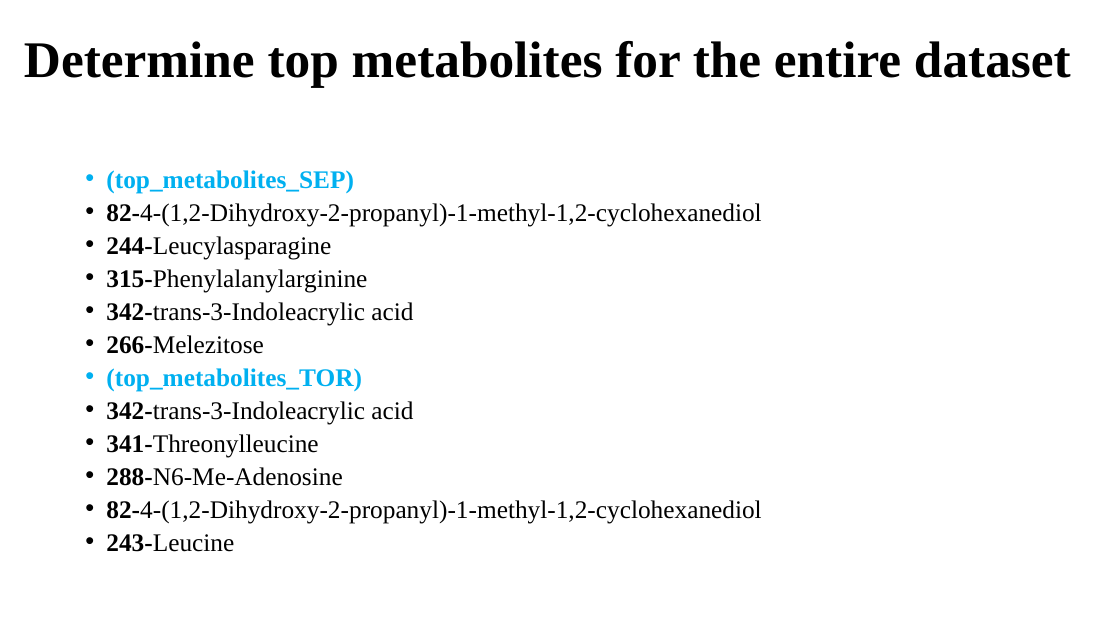
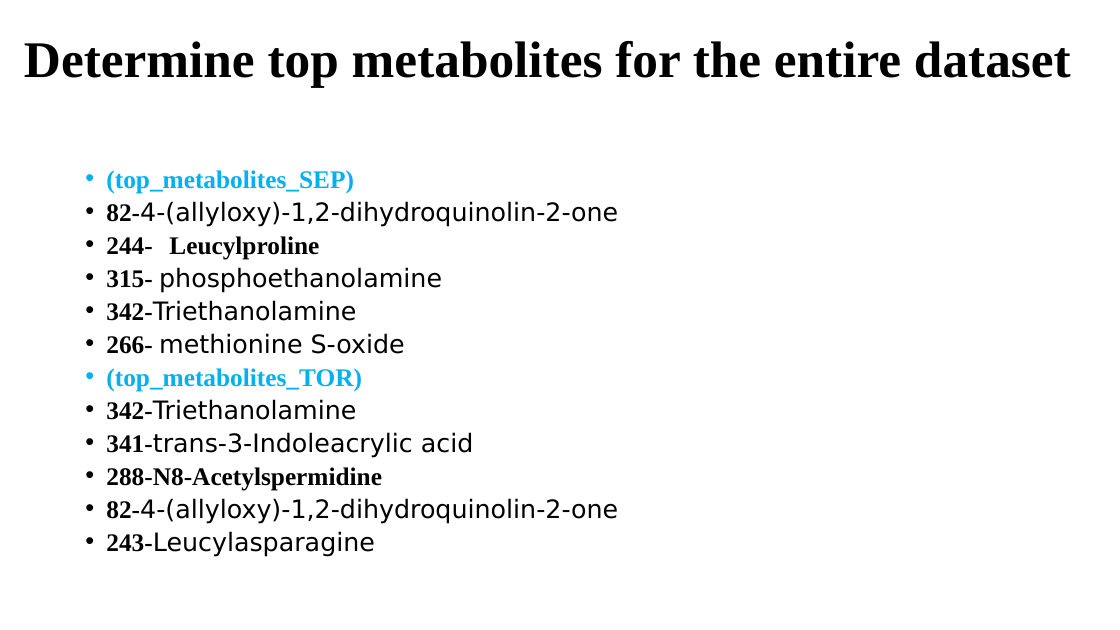
Before and after one commit to AlondraDelmar/BIOS967_Torres, a slide deck: slide 9 of data/last presentation.pptx. Drawn at 1120x630 pixels with LibreOffice and Linux fonts; fonts in the diff are those of the drawing. Boxes give left, top, right and bottom in pixels: in the first picture for what was removed or moved away, otherwise in the second. Text is boxed around its words. In the diff, an @@ line names an element or a change of style, - is before the commit and + after.

```diff
--- a/data/last presentation.pptx
+++ b/data/last presentation.pptx
@@ text at [106, 201, 618, 354]: text changed; font Times New Roman to DejaVu Sans @@
-• 82-4-(1,2-Dihydroxy-2-propanyl)-1-methyl-1,2-cyclohexanediol
-• 244-Leucylasparagine
-• 315-Phenylalanylarginine
-• 342-trans-3-Indoleacrylic acid
-• 266-Melezitose
+• 82-4-(allyloxy)-1,2-dihydroquinolin-2-one
+• 244- Leucylproline
+• 315- phosphoethanolamine
+• 342-Triethanolamine
+• 266- methionine S-oxide
@@ text at [106, 399, 618, 557]: text changed; font Times New Roman to DejaVu Sans @@
-• 342-trans-3-Indoleacrylic acid
-• 341-Threonylleucine
-• 288-N6-Me-Adenosine
-• 82-4-(1,2-Dihydroxy-2-propanyl)-1-methyl-1,2-cyclohexanediol
-• 243-Leucine
+• 342-Triethanolamine
+• 341-trans-3-Indoleacrylic acid
+• 288-N8-Acetylspermidine
+• 82-4-(allyloxy)-1,2-dihydroquinolin-2-one
+• 243-Leucylasparagine
```
Also in this commit, not shown: 1 other slide changed, 10 other files.
